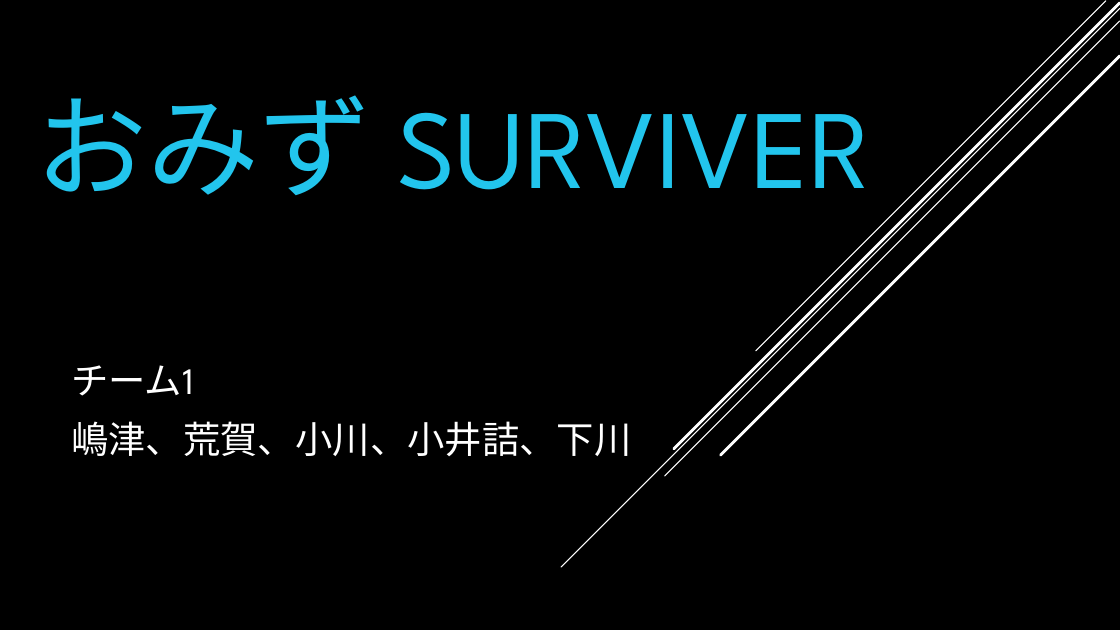
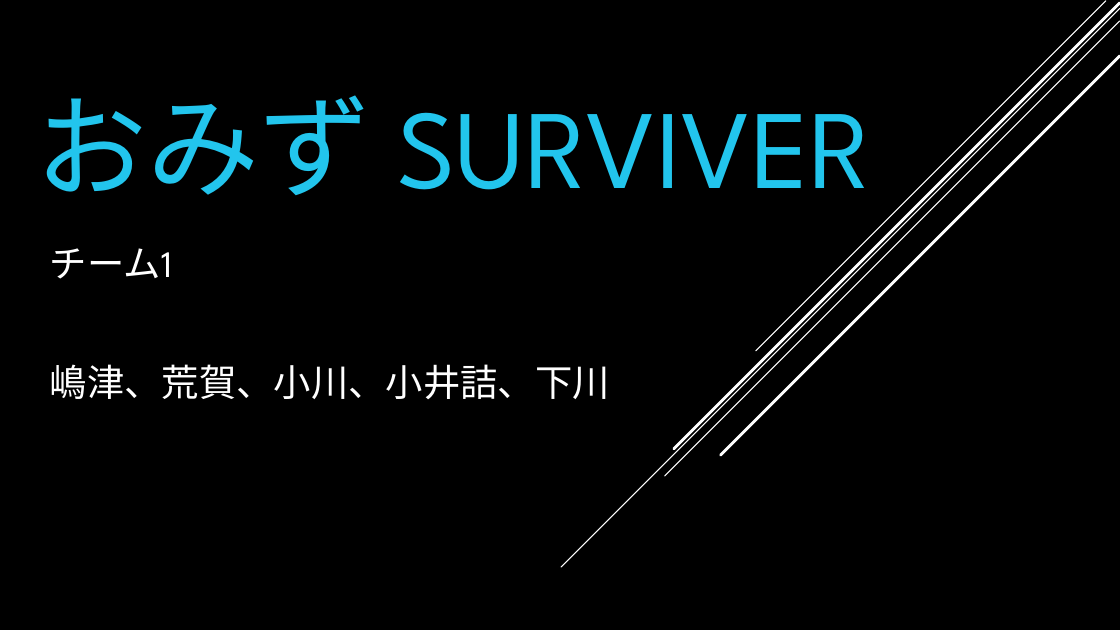
Before and after one commit to chantety/-1-, a slide deck: slide 1 of team1.pptx. Drawn at 1120x630 pixels with LibreOffice and Linux fonts; fonts in the diff are those of the drawing; background and template pictures are left out. Boxes give left, top, right and bottom in pixels: in the first picture for what was removed or moved away, otherwise in the second. Text is boxed around its words. In the diff, an @@ line names an element or a change of style, - is before the commit and + after.

Commit message:
test commit

```diff
--- a/team1.pptx
+++ b/team1.pptx
@@ subtitle "チーム1" rewrapped from (71,365,631,456) to (50,248,610,399) @@
```
